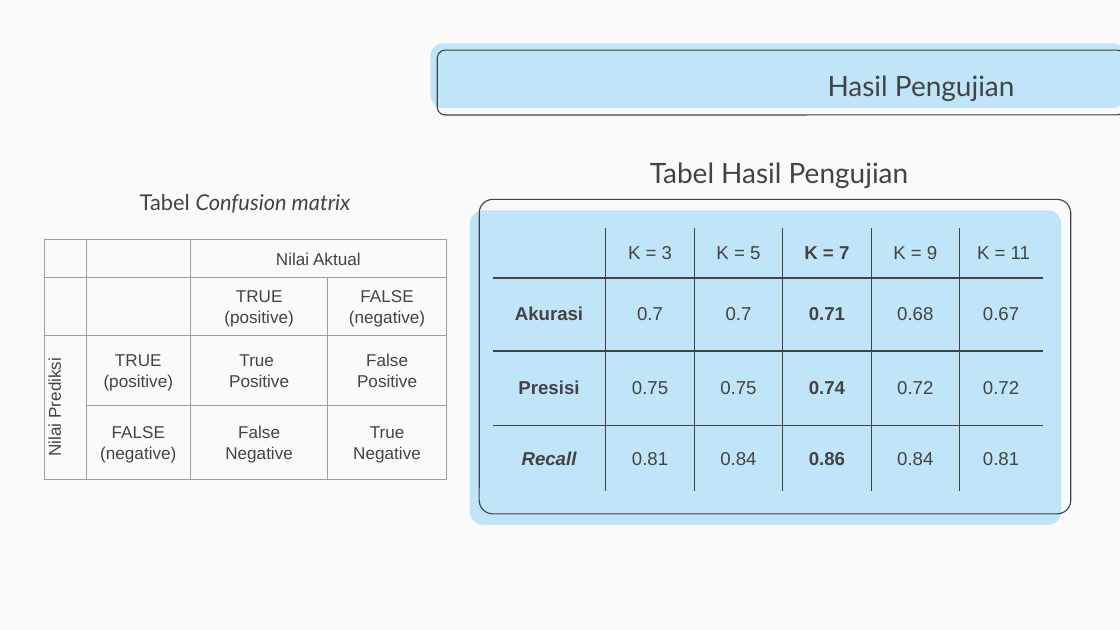
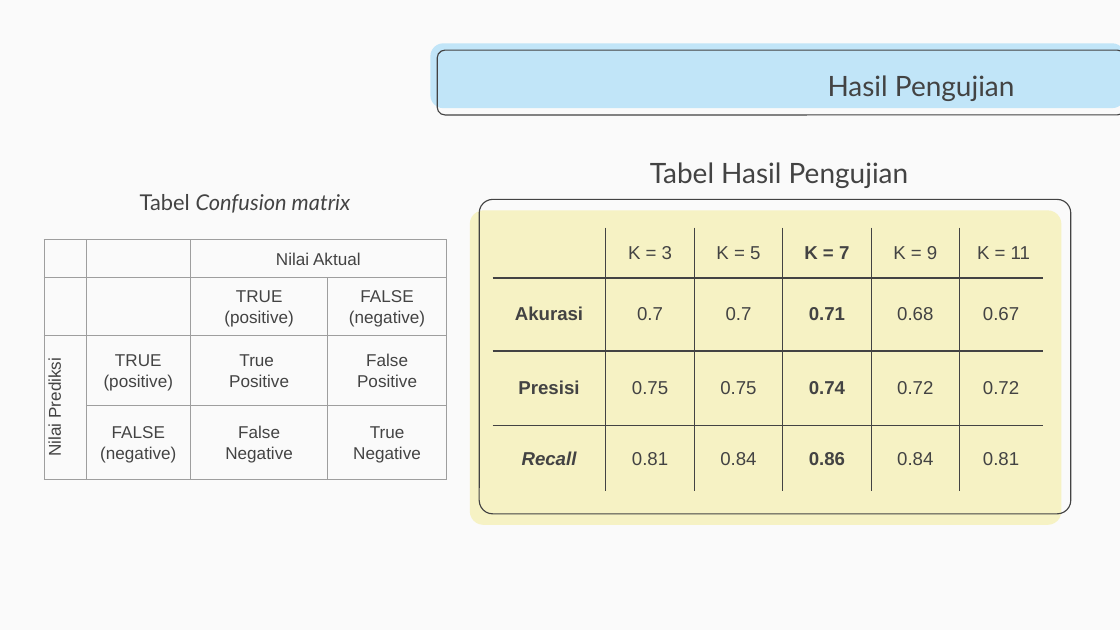
Before and after one commit to muspriandi/TextMining-SentimentAnalysis, a slide deck: slide 16 of Dokumen TA/1711501559-Presentasi.pptx. Drawn at 1120x630 pixels with LibreOffice and Linux fonts; fonts in the diff are those of the drawing. Boxes give left, top, right and bottom in pixels: in the first picture for what was removed or moved away, otherwise in the second. Text is boxed around its words. In the diff, an @@ line names an element or a change of style, - is before the commit and + after.

```diff
--- a/Dokumen TA/1711501559-Presentasi.pptx
+++ b/Dokumen TA/1711501559-Presentasi.pptx
@@ rounded rectangle at box(470, 211, 1062, 525): fill #C1E5F8 to #F6F2C4 @@
```
Also in this commit, not shown: 8 other slides changed, 2 other files.
